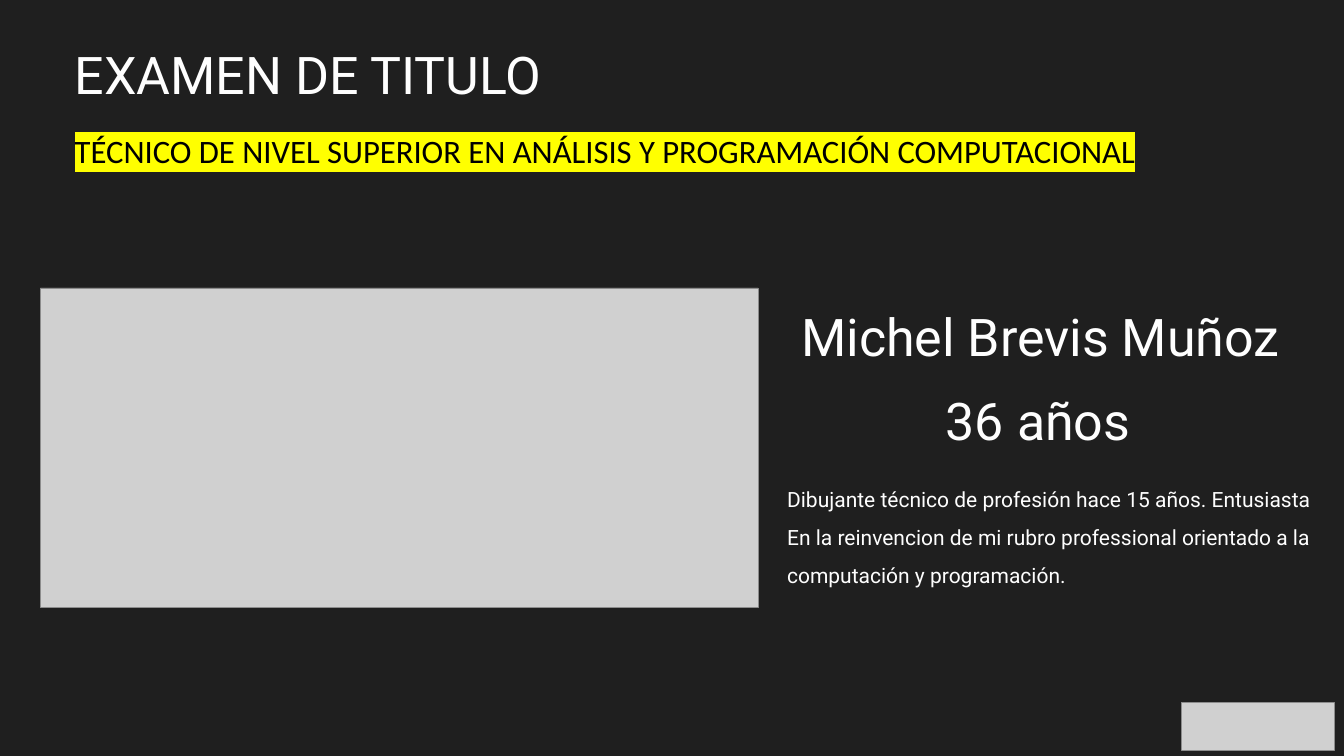
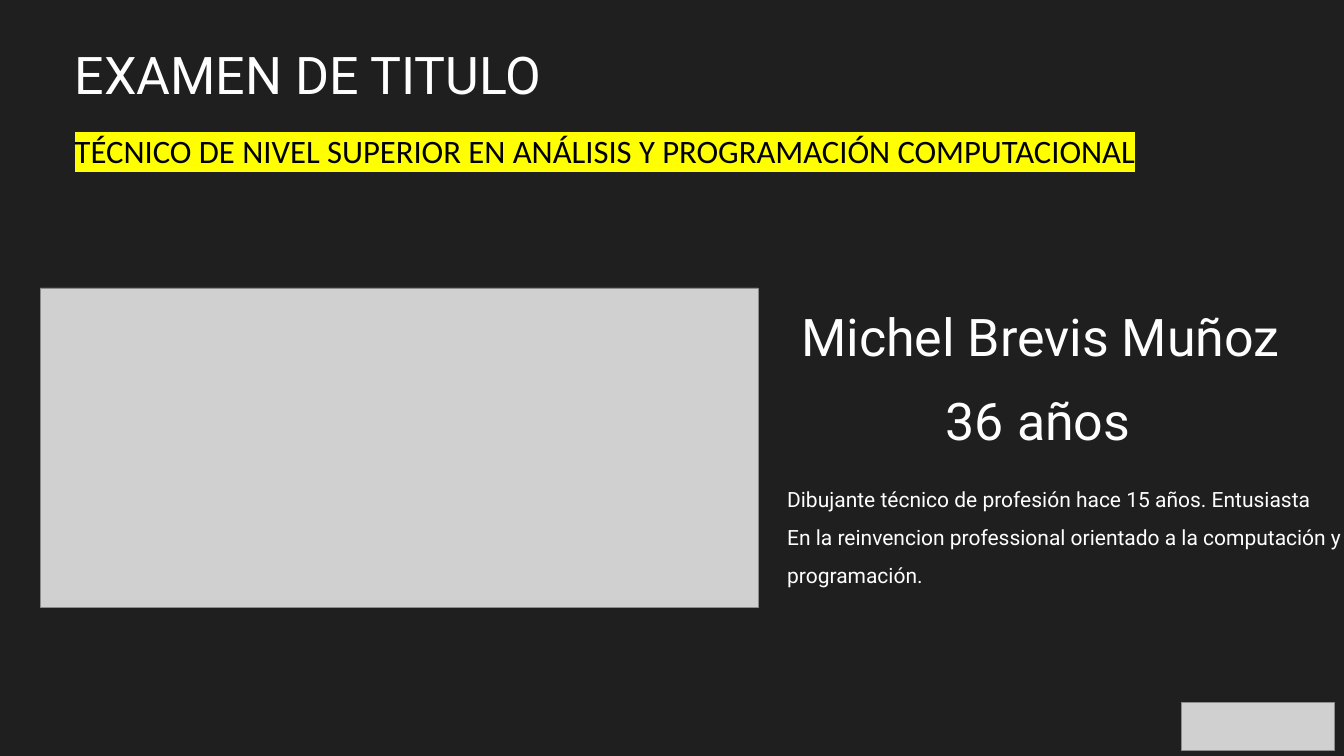
Before and after one commit to MikeBrevis/IACC_Examen_Final, a slide deck: slide 1 of MichelBrevis-Presentación examen final.pptx. Drawn at 1344x756 pixels with LibreOffice and Linux fonts; fonts in the diff are those of the drawing; grey boxes stand for pictures; background and template pictures are left out. Boxes give left, top, right and bottom in pixels: in the first picture for what was removed or moved away, otherwise in the second. Text is boxed around its words. In the diff, an @@ line names an element or a change of style, - is before the commit and + after.

```diff
--- a/MichelBrevis-Presentación examen final.pptx
+++ b/MichelBrevis-Presentación examen final.pptx
@@ text at (x1=787, y1=529, x2=1341, y2=588): text changed @@
-En la reinvencion de mi rubro professional orientado a la computación y programación.
+En la reinvencion professional orientado a la computación y programación.
```
Also in this commit, not shown: 3 other slides changed, 2 slides added, 4 slides removed.
